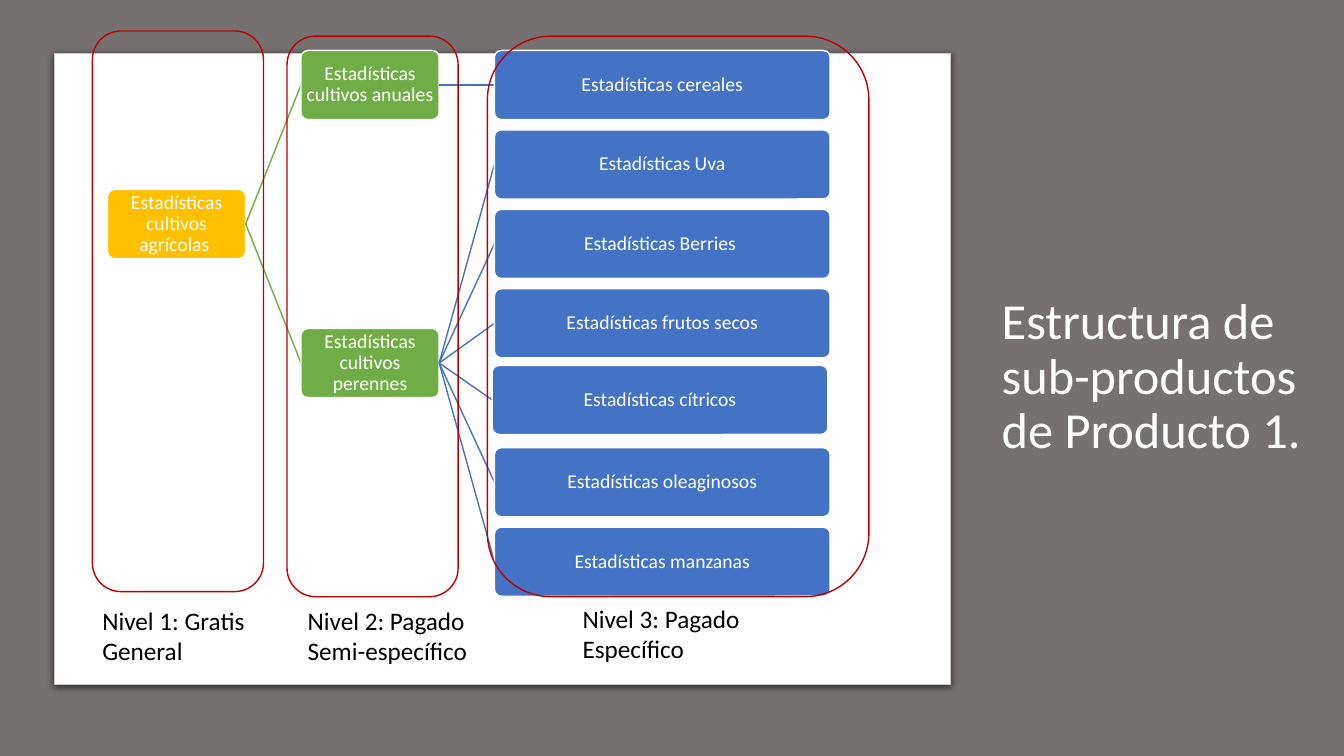
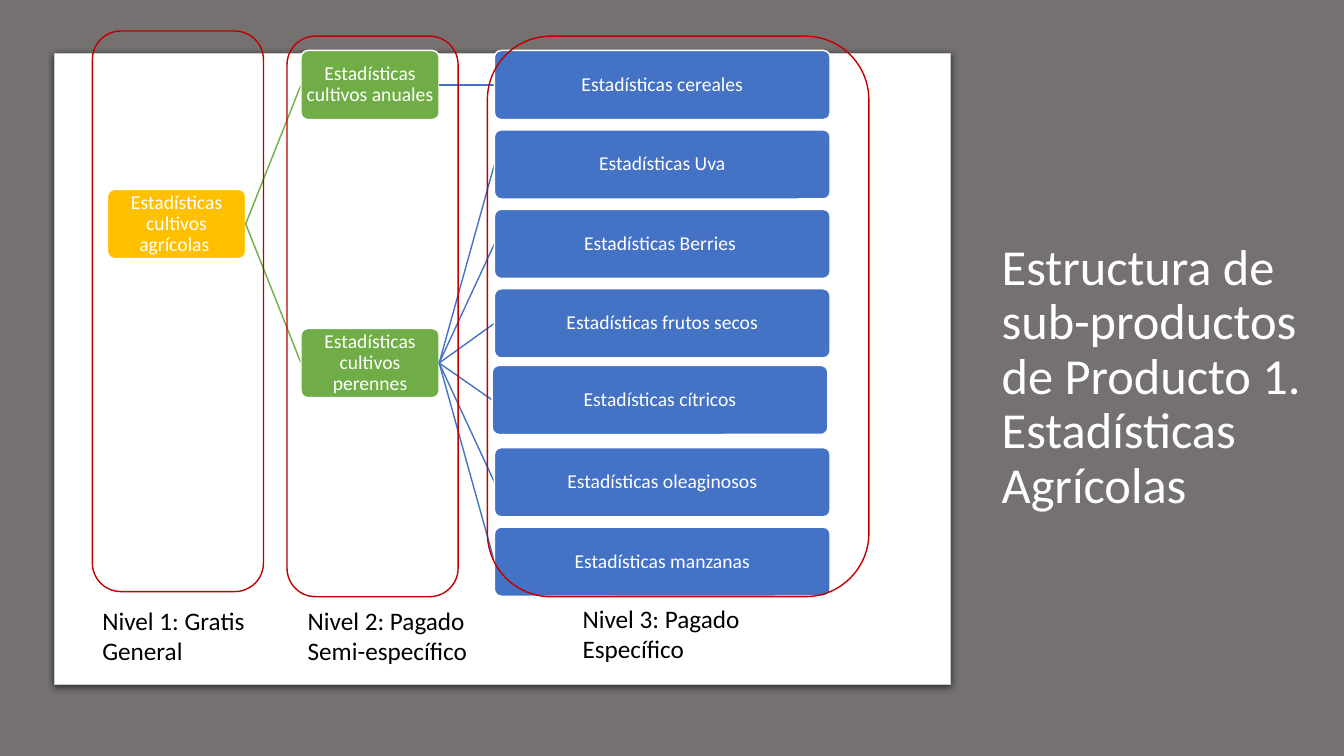
Before and after one commit to Sud-Austral/DATA-AGRO, a slide deck: slide 3 of Repositorio Agricultura/Para power bi/Chile/Agricola/Power Bi (variables a mostrar).pptx. Drawn at 1344x756 pixels with LibreOffice and Linux fonts; fonts in the diff are those of the drawing. Boxes give left, top, right and bottom in pixels: in the first picture for what was removed or moved away, otherwise in the second. Text is boxed around its words. In the diff, an @@ line names an element or a change of style, - is before the commit and + after.

```diff
--- a/Repositorio Agricultura/Para power bi/Chile/Agricola/Power Bi (variables a mostrar).pptx
+++ b/Repositorio Agricultura/Para power bi/Chile/Agricola/Power Bi (variables a mostrar).pptx
@@ title at <box>1002,250,1300,512</box>: text changed @@
-Estructura de sub-productos de Producto 1.
+Estructura de sub-productos de Producto 1. Estadísticas Agrícolas
```
Also in this commit, not shown: 4 other slides changed, 5 slides added, 1 slide removed, 7 other files.
